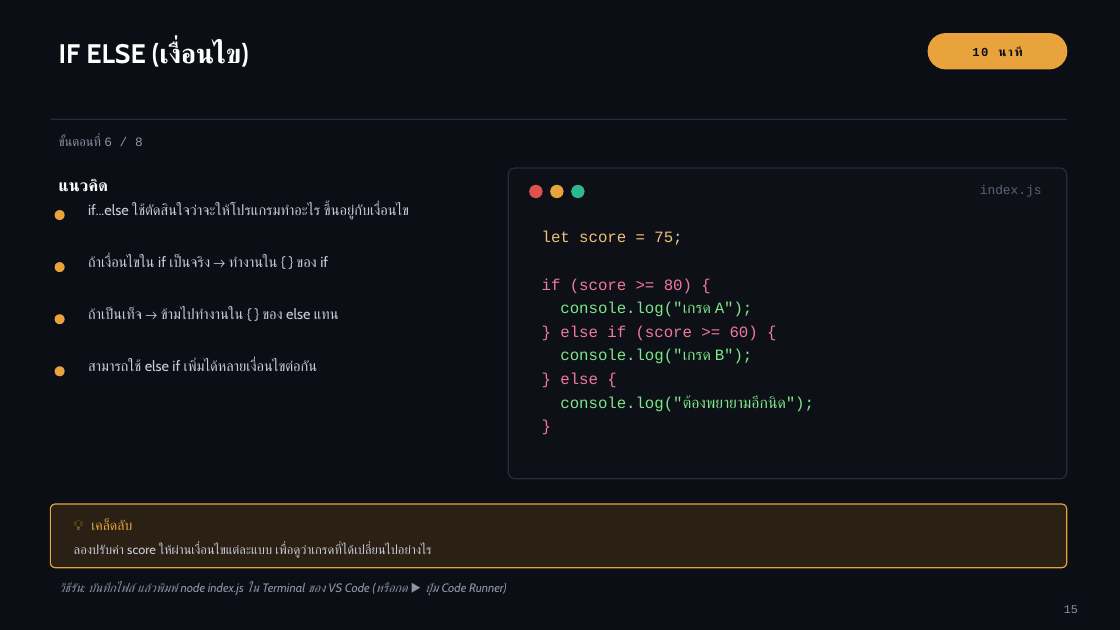
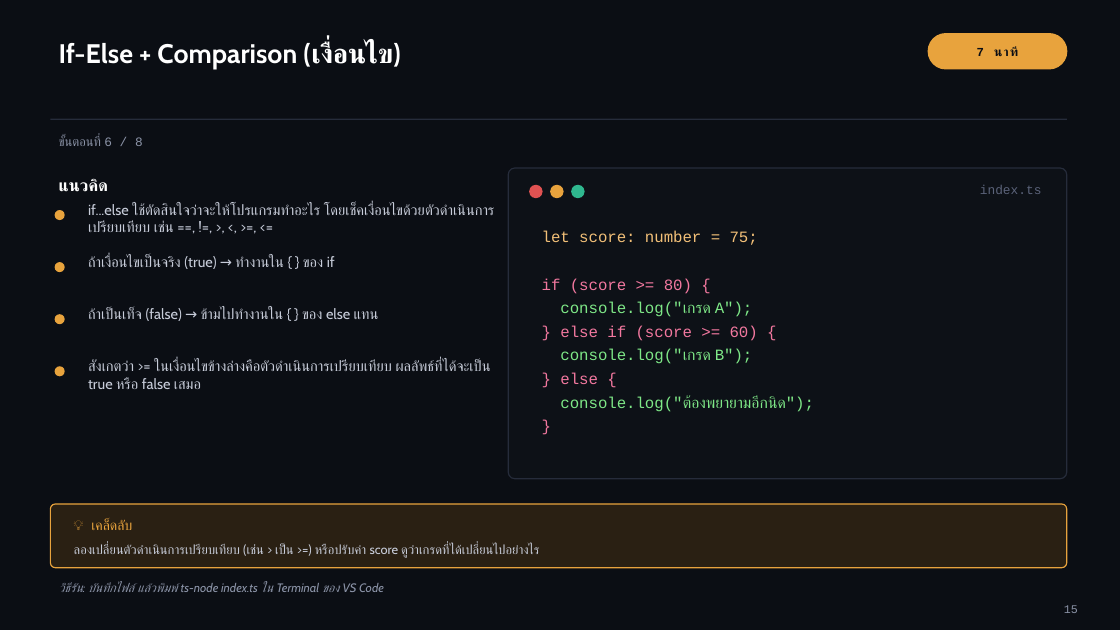
Before and after one commit to tabuangj/WU-TRAING, a slide deck: slide 17 of Workshop_Proposal_AI_Programming.pptx. Drawn at 1120x630 pixels with LibreOffice and Linux fonts; fonts in the diff are those of the drawing. Boxes give left, top, right and bottom in pixels: in the first picture for what was removed or moved away, otherwise in the second. Text is boxed around its words. In the diff, an @@ line names an element or a change of style, - is before the commit and + after.

```diff
--- a/Workshop_Proposal_AI_Programming.pptx
+++ b/Workshop_Proposal_AI_Programming.pptx
@@ text at (59,40,400,69): text changed @@
-IF ELSE (เงื่อนไข)
+If-Else + Comparison (เงื่อนไข)
@@ text at (977,48,984,56): text changed @@
-10 นาที
+7 นาที
@@ text at (88,203,495,232): text changed @@
-if...else ใช้ตัดสินใจว่าจะให้โปรแกรมทำอะไร ขึ้นอยู่กับเงื่อนไข
+if...else ใช้ตัดสินใจว่าจะให้โปรแกรมทำอะไร โดยเช็คเงื่อนไขด้วยตัวดำเนินการเปรียบเทียบ เช่น ==, !=, >, <, >=, <=
@@ text at (980,185,1042,194): text changed @@
-index.js
+index.ts
@@ text at (542,231,758,245): text changed @@
-let score = 75;
+let score: number = 75;
@@ text at (88,255,335,269): text changed @@
-ถ้าเงื่อนไขใน if เป็นจริง → ทำงานใน { } ของ if
+ถ้าเงื่อนไขเป็นจริง (true) → ทำงานใน { } ของ if
@@ text at (88,307,379,321): text changed @@
-ถ้าเป็นเท็จ → ข้ามไปทำงานใน { } ของ else แทน
+ถ้าเป็นเท็จ (false) → ข้ามไปทำงานใน { } ของ else แทน
@@ text at (88,359,491,389): text changed @@
-สามารถใช้ else if เพิ่มได้หลายเงื่อนไขต่อกัน
+สังเกตว่า >= ในเงื่อนไขข้างล่างคือตัวดำเนินการเปรียบเทียบ ผลลัพธ์ที่ได้จะเป็น true หรือ false เสมอ
@@ text at (74,544,539,558): text changed @@
-ลองปรับค่า score ให้ผ่านเงื่อนไขแต่ละแบบ เพื่อดูว่าเกรดที่ได้เปลี่ยนไปอย่างไร
+ลองเปลี่ยนตัวดำเนินการเปรียบเทียบ (เช่น > เป็น >=) หรือปรับค่า score ดูว่าเกรดที่ได้เปลี่ยนไปอย่างไร
@@ text at (59,582,384,592): text changed @@
-วิธีรัน: บันทึกไฟล์ แล้วพิมพ์ node index.js ใน Terminal ของ VS Code (หรือกด ▶ ปุ่ม Code Runner)
+วิธีรัน: บันทึกไฟล์ แล้วพิมพ์ ts-node index.ts ใน Terminal ของ VS Code
```
Also in this commit, not shown: 5 other slides changed, 1 slide added, 1 slide removed.
